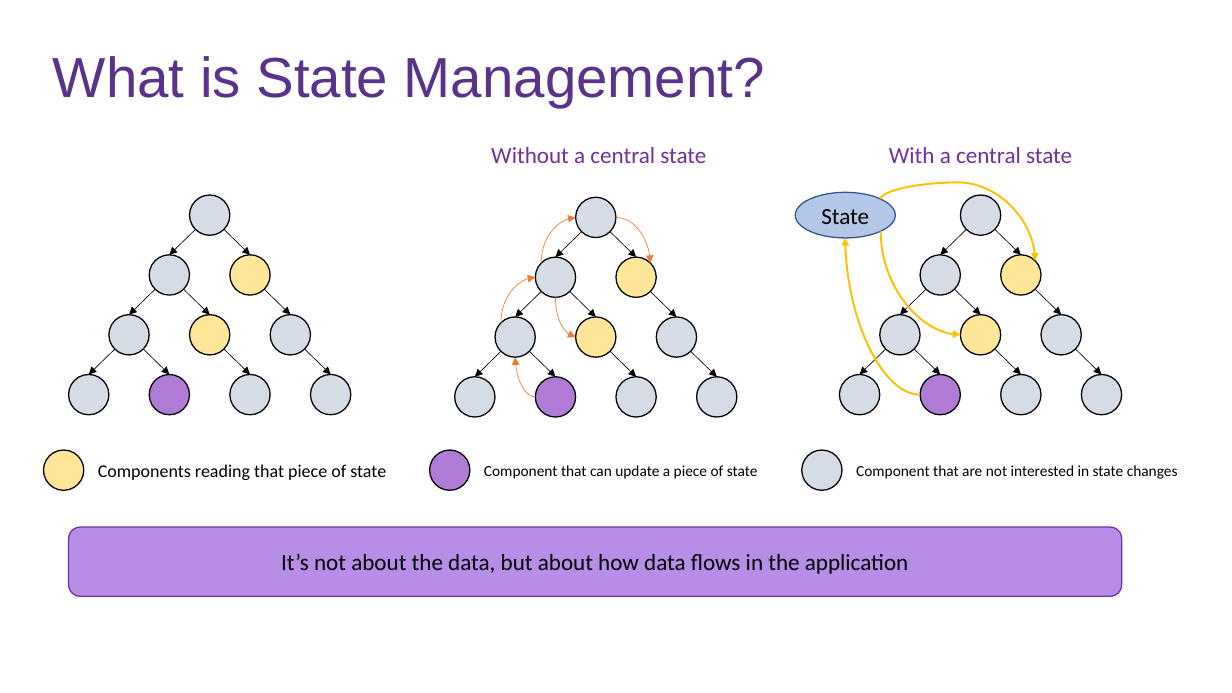
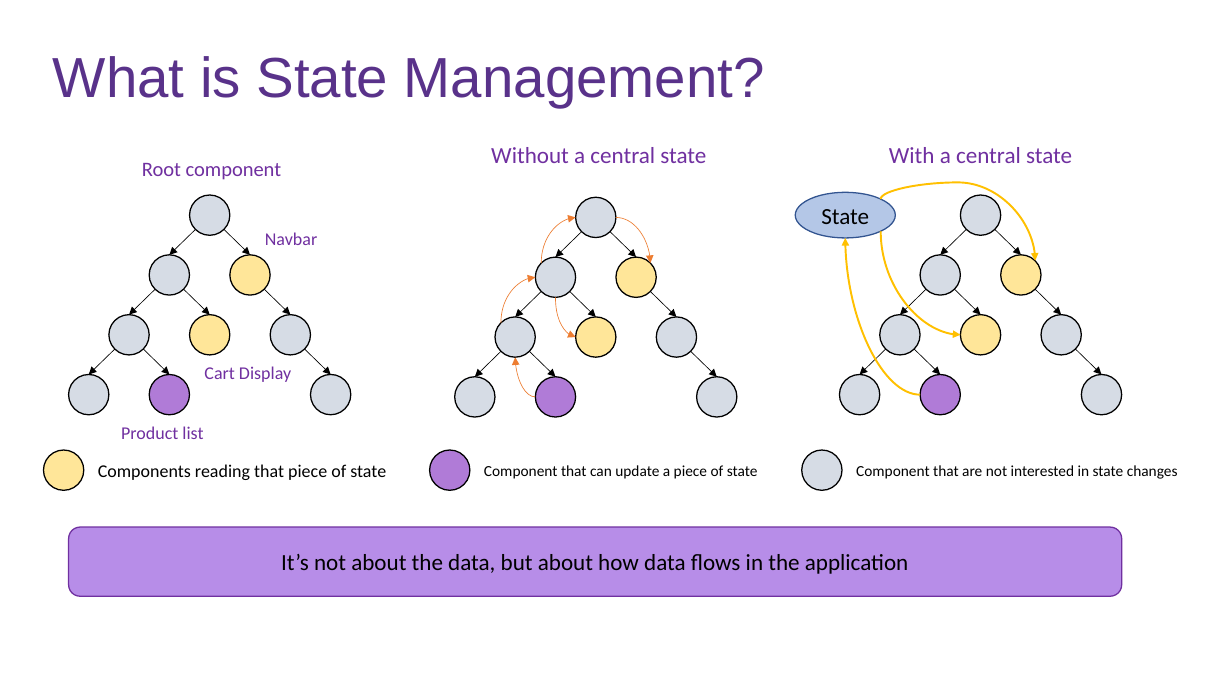
Before and after one commit to fabio-sp/BlazorConf.StateManagement.Demo, a slide deck: slide 9 of Deck_Blazor_State_Management.pptx. Drawn at 1232x693 pixels with LibreOffice and Linux fonts; fonts in the diff are those of the drawing; background and template pictures are left out. Boxes give left, top, right and bottom in pixels: in the first picture for what was removed or moved away, otherwise in the second. Text is boxed around its words. In the diff, an @@ line names an element or a change of style, - is before the commit and + after.

Commit message:
ppt update

```diff
--- a/Deck_Blazor_State_Management.pptx
+++ b/Deck_Blazor_State_Management.pptx
@@ text added at <box>142,163,282,180</box>, 16 pt, text #7030A0 @@
+Root component
@@ text added at <box>265,232,317,245</box>, 14 pt, text #7030A0 @@
+Navbar
@@ arrow removed from (224, 349) to (250, 374) @@
@@ arrow removed from (610, 351) to (636, 377) @@
@@ arrow removed from (995, 349) to (1021, 374) @@
@@ text added at <box>204,366,291,382</box>, 14 pt, text #7030A0 @@
+Cart Display
@@ ellipse removed at <box>230,374,271,415</box> @@
@@ ellipse removed at <box>616,377,657,418</box> @@
@@ ellipse removed at <box>1001,374,1042,415</box> @@
@@ text added at <box>121,426,203,439</box>, 14 pt, text #7030A0 @@
+Product list
```
Also in this commit, not shown: 8 other slides changed, 1 slide added, 1 slide removed.
